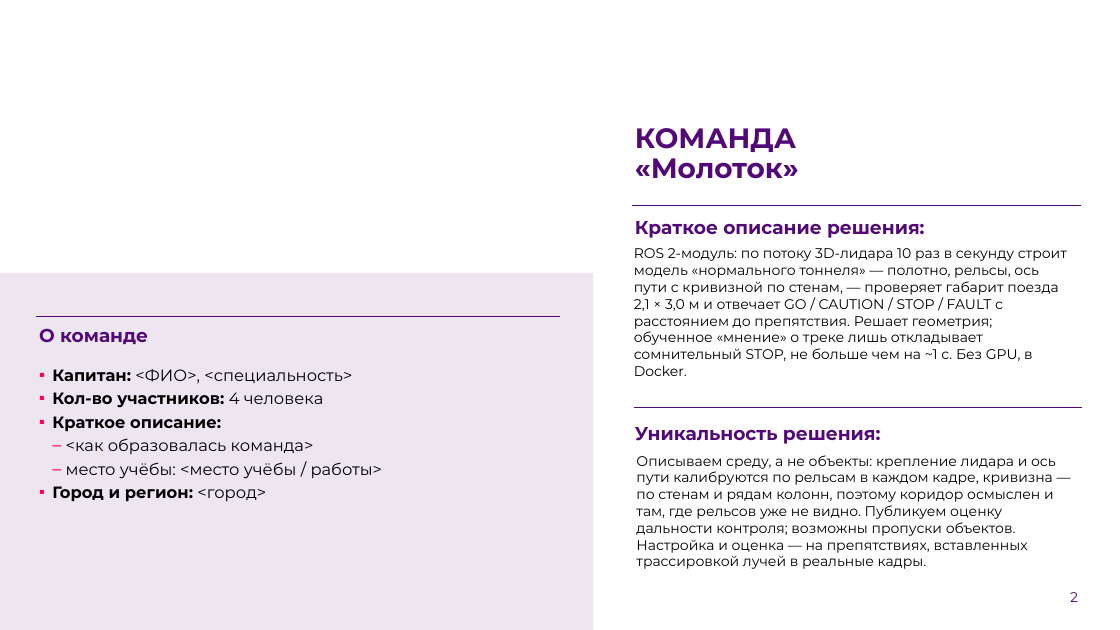
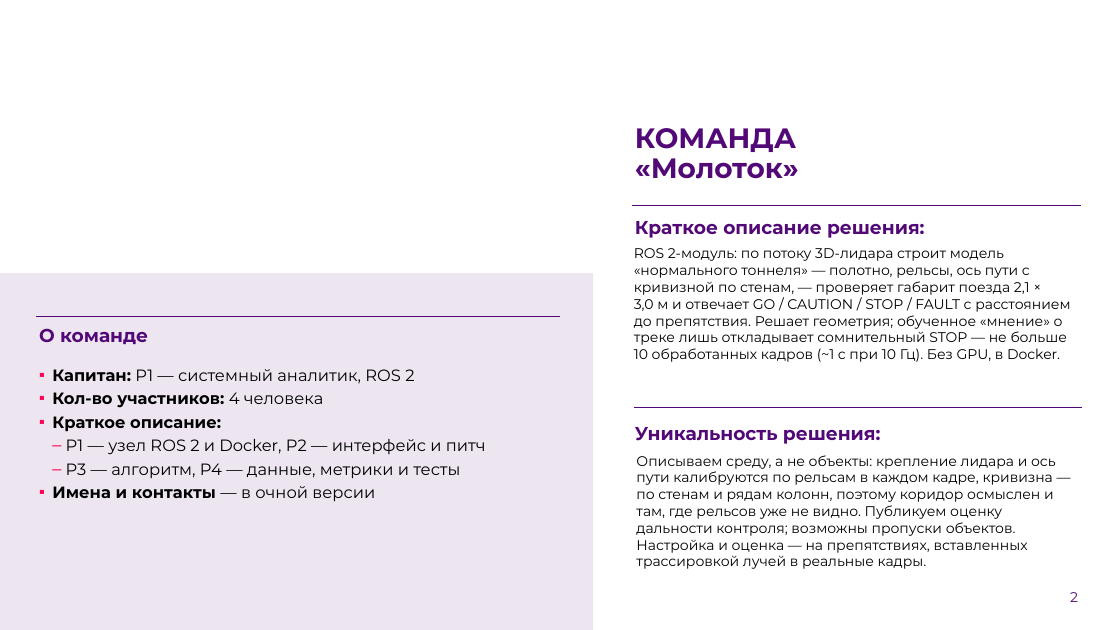
Before and after one commit to pmixay/ReSense, a slide deck: slide 2 of docs/presentation/ReSense_LCT2026.pptx. Drawn at 1120x630 pixels with LibreOffice and Linux fonts; fonts in the diff are those of the drawing; background and template pictures are left out. Boxes give left, top, right and bottom in pixels: in the first picture for what was removed or moved away, otherwise in the second. Text is boxed around its words. In the diff, an @@ line names an element or a change of style, - is before the commit and + after.

```diff
--- a/docs/presentation/ReSense_LCT2026.pptx
+++ b/docs/presentation/ReSense_LCT2026.pptx
@@ text at [634, 248, 1070, 362]: text changed @@
-ROS 2-модуль: по потоку 3D-лидара 10 раз в секунду строит модель «нормального тоннеля» — полотно, рельсы, ось пути с кривизной по стенам, — проверяет габарит поезда 2,1 × 3,0 м и отвечает GO / CAUTION / STOP / FAULT с расстоянием до препятствия. Решает геометрия; обученное «мнение» о треке лишь откладывает сомнительный STOP, не больше чем на ~1 с. Без GPU, в Docker.
+ROS 2-модуль: по потоку 3D-лидара строит модель «нормального тоннеля» — полотно, рельсы, ось пути с кривизной по стенам, — проверяет габарит поезда 2,1 × 3,0 м и отвечает GO / CAUTION / STOP / FAULT с расстоянием до препятствия. Решает геометрия; обученное «мнение» о треке лишь откладывает сомнительный STOP — не больше 10 обработанных кадров (~1 с при 10 Гц). Без GPU, в Docker.
@@ text at [52, 369, 414, 384]: text changed @@
-▪ Капитан: <ФИО>, <специальность>
+▪ Капитан: P1 — системный аналитик, ROS 2
@@ text at [52, 439, 486, 502]: text changed @@
-– <как образовалась команда>
-– место учёбы: <место учёбы / работы>
-▪ Город и регион: <город>
+– P1 — узел ROS 2 и Docker, P2 — интерфейс и питч
+– P3 — алгоритм, P4 — данные, метрики и тесты
+▪ Имена и контакты — в очной версии
```
Also in this commit, not shown: 8 other slides changed, 6 other files.
